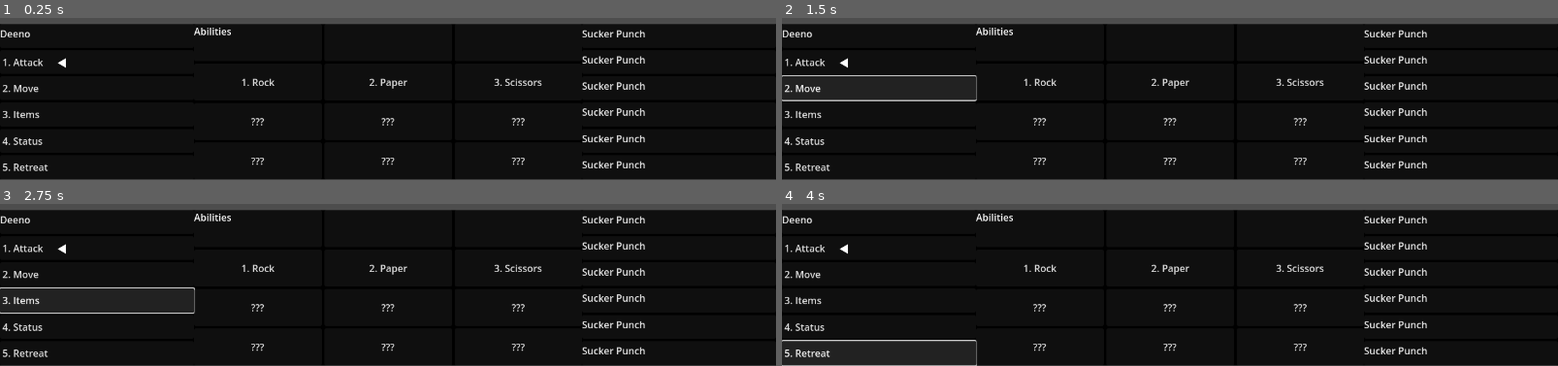
Above: before the commit, frames 1-4 (two rows, left to right).
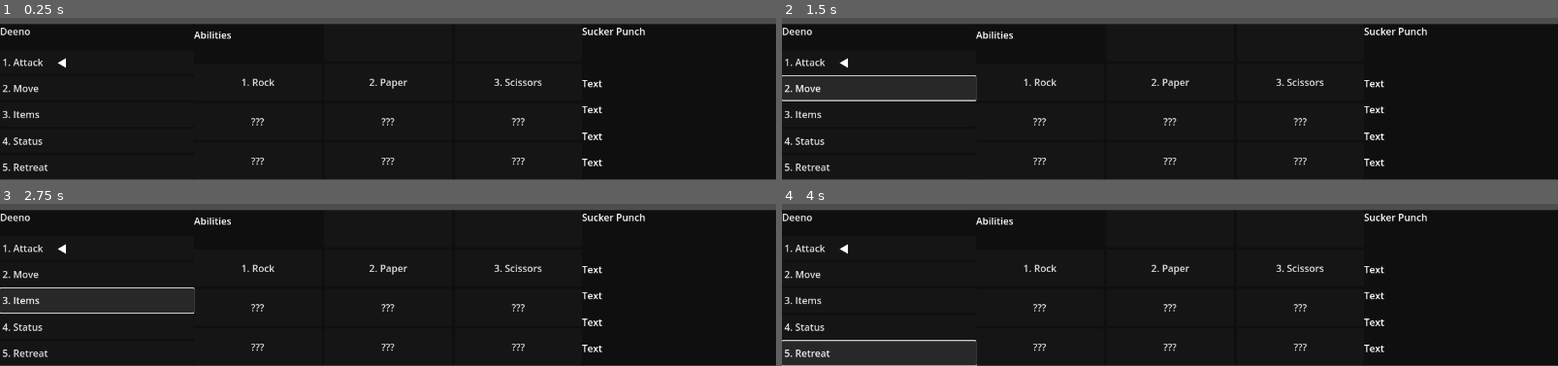
Above: after the commit, the same moments.

Repository: SamShubitz1/WorkingTitle
Game: Godot game, scene res://Scenes/Battle/battle.tscn
The game is run twice, just before and just after one commit, with the same random seed, the same clock (stepped at 60 frames per second) and the same inputs. This scene is started directly instead of the project's main scene.
Inputs:
- Up to frame 1 (0.25 s): no input
- Up to frame 2 (1.5 s): click "1. Attack" at 0.5 s; click "2. Move" at 1.25 s
- Up to frame 3 (2.75 s): click "3. Items" at 2 s
- Up to frame 4 (4 s): click "4. Status" at 2.75 s; click "5. Retreat" at 3.5 s

The runs differ from the first frame. In frame 1, 1.7% of the frame differs, in the area x 0-84%, y 5-93%; in frame 2, 1.7%; in frame 3, 1.7%; in frame 4, 1.7%.

Commit message:
renamed options to main menu

Diff:
--- a/Scenes/Battle/Menu/battle_menu.gd
+++ b/Scenes/Battle/Menu/battle_menu.gd
@@ -1,10 +1,10 @@
 extends Control
 
 @onready var cursor = $Cursor
-@onready var options_menu = $Options.get_children().slice(1)
-@onready var abilities_menu = $Abilities.get_children().slice(3)
-@onready var char_name_label = $Options/Name_Panel/Name_Label
-@onready var ability_description_label = $Descriptions/Ability_Description/Label
+@onready var options_menu = $Main_Menu/Menu.get_children().slice(1)
+@onready var abilities_menu = $Abilities_Menu/Menu.get_children().slice(3)
+@onready var char_name_label = $Main_Menu/Menu/Name_Label
+@onready var ability_description_label = $Descriptions/Labels/Ability_Description
 
 var character_info: Dictionary = {"name": "Deeno", "abilities": [
 	{"name":"Rock", "description": "A rock based attack"},
@@ -54,7 +54,7 @@
 			selected_menu = menus[selected_menu_index]
 			cursor.set_menu_type(MenuType.OPTIONS)
 			update_selected_button()
-			ability_description_label.text = "Sucker Punch"
+			ability_description_label.text = "Text"
 
 	elif Input.is_action_just_pressed("ui_accept"):
 		if selected_menu_index == 0:
--- a/Scenes/Battle/battle.tscn
+++ b/Scenes/Battle/battle.tscn
@@ -38,219 +38,172 @@
 theme_override_styles/panel = SubResource("StyleBoxFlat_hrbwa")
 script = ExtResource("1_745sj")
 
-[node name="Options" type="VBoxContainer" parent="Battle_Menu"]
+[node name="Main_Menu" type="Panel" parent="Battle_Menu"]
+layout_mode = 0
+offset_right = 320.0
+offset_bottom = 256.0
+
+[node name="Menu" type="VBoxContainer" parent="Battle_Menu/Main_Menu"]
 layout_mode = 0
 offset_right = 320.0
 offset_bottom = 256.0
 theme = SubResource("Theme_q8sl7")
 alignment = 1
 
-[node name="Name_Panel" type="Panel" parent="Battle_Menu/Options"]
-layout_mode = 2
-size_flags_vertical = 3
-
-[node name="Name_Label" type="Label" parent="Battle_Menu/Options/Name_Panel"]
-layout_mode = 2
-offset_top = 4.0
-offset_right = 320.0
-offset_bottom = 31.0
+[node name="Name_Label" type="Label" parent="Battle_Menu/Main_Menu/Menu"]
+layout_mode = 2
+size_flags_vertical = 3
 text = "DEENO
 "
 label_settings = SubResource("LabelSettings_i3s7n")
 
-[node name="Attack" type="Button" parent="Battle_Menu/Options"]
+[node name="Attack" type="Button" parent="Battle_Menu/Main_Menu/Menu"]
 layout_mode = 2
 size_flags_vertical = 3
 text = "1. Attack"
 alignment = 0
 
-[node name="Move" type="Button" parent="Battle_Menu/Options"]
+[node name="Move" type="Button" parent="Battle_Menu/Main_Menu/Menu"]
 layout_mode = 2
 size_flags_vertical = 3
 text = "2. Move
 "
 alignment = 0
 
-[node name="Items" type="Button" parent="Battle_Menu/Options"]
+[node name="Items" type="Button" parent="Battle_Menu/Main_Menu/Menu"]
 layout_mode = 2
 size_flags_vertical = 3
 text = "3. Items"
 alignment = 0
 
-[node name="Status" type="Button" parent="Battle_Menu/Options"]
+[node name="Status" type="Button" parent="Battle_Menu/Main_Menu/Menu"]
 layout_mode = 2
 size_flags_vertical = 3
 text = "4. Status"
 alignment = 0
 
-[node name="Retreat" type="Button" parent="Battle_Menu/Options"]
+[node name="Retreat" type="Button" parent="Battle_Menu/Main_Menu/Menu"]
 layout_mode = 2
 size_flags_vertical = 3
 text = "5. Retreat
 "
 alignment = 0
 
-[node name="Abilities" type="GridContainer" parent="Battle_Menu"]
-custom_minimum_size = Vector2(320, 256)
+[node name="Abilities_Menu" type="Panel" parent="Battle_Menu"]
 layout_mode = 0
 offset_left = 320.0
 offset_right = 960.0
 offset_bottom = 256.0
+
+[node name="Menu" type="GridContainer" parent="Battle_Menu/Abilities_Menu"]
+custom_minimum_size = Vector2(320, 256)
+layout_mode = 0
+offset_right = 640.0
+offset_bottom = 256.0
 columns = 3
 
-[node name="Abilities_Panel" type="Panel" parent="Battle_Menu/Abilities"]
-layout_mode = 2
-size_flags_horizontal = 3
-size_flags_vertical = 3
-
-[node name="Abilities_Label" type="Label" parent="Battle_Menu/Abilities/Abilities_Panel"]
-layout_mode = 0
-offset_right = 40.0
-offset_bottom = 23.0
+[node name="Abilities_Label" type="Label" parent="Battle_Menu/Abilities_Menu/Menu"]
+layout_mode = 2
 text = "Abilities
 
 "
 
-[node name="Panel2" type="Panel" parent="Battle_Menu/Abilities"]
-layout_mode = 2
-size_flags_horizontal = 3
-size_flags_vertical = 3
-
-[node name="Panel3" type="Panel" parent="Battle_Menu/Abilities"]
-layout_mode = 2
-size_flags_horizontal = 3
-size_flags_vertical = 3
-
-[node name="Ability_1" type="Button" parent="Battle_Menu/Abilities"]
-layout_mode = 2
-size_flags_horizontal = 3
-size_flags_vertical = 3
-
-[node name="Ability_2" type="Button" parent="Battle_Menu/Abilities"]
-layout_mode = 2
-size_flags_horizontal = 3
-size_flags_vertical = 3
-
-[node name="Ability_3" type="Button" parent="Battle_Menu/Abilities"]
-layout_mode = 2
-size_flags_horizontal = 3
-size_flags_vertical = 3
-
-[node name="Ability_4" type="Button" parent="Battle_Menu/Abilities"]
-layout_mode = 2
-size_flags_horizontal = 3
-size_flags_vertical = 3
-
-[node name="Ability_5" type="Button" parent="Battle_Menu/Abilities"]
-layout_mode = 2
-size_flags_horizontal = 3
-size_flags_vertical = 3
-
-[node name="Ability_6" type="Button" parent="Battle_Menu/Abilities"]
-layout_mode = 2
-size_flags_horizontal = 3
-size_flags_vertical = 3
-
-[node name="Ability_7" type="Button" parent="Battle_Menu/Abilities"]
-layout_mode = 2
-size_flags_horizontal = 3
-size_flags_vertical = 3
-
-[node name="Ability_8" type="Button" parent="Battle_Menu/Abilities"]
-layout_mode = 2
-size_flags_horizontal = 3
-size_flags_vertical = 3
-
-[node name="Ability_9" type="Button" parent="Battle_Menu/Abilities"]
-layout_mode = 2
-size_flags_horizontal = 3
-size_flags_vertical = 3
-
-[node name="Descriptions" type="VBoxContainer" parent="Battle_Menu"]
+[node name="Panel2" type="Panel" parent="Battle_Menu/Abilities_Menu/Menu"]
+layout_mode = 2
+size_flags_horizontal = 3
+size_flags_vertical = 3
+
+[node name="Panel3" type="Panel" parent="Battle_Menu/Abilities_Menu/Menu"]
+layout_mode = 2
+size_flags_horizontal = 3
+size_flags_vertical = 3
+
+[node name="Ability_1" type="Button" parent="Battle_Menu/Abilities_Menu/Menu"]
+layout_mode = 2
+size_flags_horizontal = 3
+size_flags_vertical = 3
+
+[node name="Ability_2" type="Button" parent="Battle_Menu/Abilities_Menu/Menu"]
+layout_mode = 2
+size_flags_horizontal = 3
+size_flags_vertical = 3
+
+[node name="Ability_3" type="Button" parent="Battle_Menu/Abilities_Menu/Menu"]
+layout_mode = 2
+size_flags_horizontal = 3
+size_flags_vertical = 3
+
+[node name="Ability_4" type="Button" parent="Battle_Menu/Abilities_Menu/Menu"]
+layout_mode = 2
+size_flags_horizontal = 3
+size_flags_vertical = 3
+
+[node name="Ability_5" type="Button" parent="Battle_Menu/Abilities_Menu/Menu"]
+layout_mode = 2
+size_flags_horizontal = 3
+size_flags_vertical = 3
+
+[node name="Ability_6" type="Button" parent="Battle_Menu/Abilities_Menu/Menu"]
+layout_mode = 2
+size_flags_horizontal = 3
+size_flags_vertical = 3
+
+[node name="Ability_7" type="Button" parent="Battle_Menu/Abilities_Menu/Menu"]
+layout_mode = 2
+size_flags_horizontal = 3
+size_flags_vertical = 3
+
+[node name="Ability_8" type="Button" parent="Battle_Menu/Abilities_Menu/Menu"]
+layout_mode = 2
+size_flags_horizontal = 3
+size_flags_vertical = 3
+
+[node name="Ability_9" type="Button" parent="Battle_Menu/Abilities_Menu/Menu"]
+layout_mode = 2
+size_flags_horizontal = 3
+size_flags_vertical = 3
+
+[node name="Descriptions" type="Panel" parent="Battle_Menu"]
 layout_mode = 0
 offset_left = 960.0
 offset_right = 1280.0
 offset_bottom = 256.0
+
+[node name="Labels" type="VBoxContainer" parent="Battle_Menu/Descriptions"]
+layout_mode = 0
+offset_right = 320.0
+offset_bottom = 256.0
 theme = SubResource("Theme_q8sl7")
 alignment = 1
 
-[node name="Panel" type="Panel" parent="Battle_Menu/Descriptions"]
-layout_mode = 2
-size_flags_vertical = 3
-
-[node name="Label" type="Label" parent="Battle_Menu/Descriptions/Panel"]
-layout_mode = 2
-offset_top = 4.0
-offset_right = 320.0
-offset_bottom = 31.0
-text = "Sucker Punch
-"
-label_settings = SubResource("LabelSettings_i3s7n")
-
-[node name="Ability_Description" type="Panel" parent="Battle_Menu/Descriptions"]
-layout_mode = 2
-size_flags_vertical = 3
-
-[node name="Label" type="Label" parent="Battle_Menu/Descriptions/Ability_Description"]
-layout_mode = 2
-offset_top = 4.0
-offset_right = 320.0
-offset_bottom = 31.0
-text = "Sucker Punch
-"
-label_settings = SubResource("LabelSettings_i3s7n")
-
-[node name="Panel3" type="Panel" parent="Battle_Menu/Descriptions"]
-layout_mode = 2
-size_flags_vertical = 3
-
-[node name="Label" type="Label" parent="Battle_Menu/Descriptions/Panel3"]
-layout_mode = 2
-offset_top = 4.0
-offset_right = 320.0
-offset_bottom = 31.0
-text = "Sucker Punch
-"
-label_settings = SubResource("LabelSettings_i3s7n")
-
-[node name="Panel4" type="Panel" parent="Battle_Menu/Descriptions"]
-layout_mode = 2
-size_flags_vertical = 3
-
-[node name="Label" type="Label" parent="Battle_Menu/Descriptions/Panel4"]
-layout_mode = 2
-offset_top = 4.0
-offset_right = 320.0
-offset_bottom = 31.0
-text = "Sucker Punch
-"
-label_settings = SubResource("LabelSettings_i3s7n")
-
-[node name="Panel5" type="Panel" parent="Battle_Menu/Descriptions"]
-layout_mode = 2
-size_flags_vertical = 3
-
-[node name="Label" type="Label" parent="Battle_Menu/Descriptions/Panel5"]
-layout_mode = 2
-offset_top = 4.0
-offset_right = 320.0
-offset_bottom = 31.0
-text = "Sucker Punch
-"
-label_settings = SubResource("LabelSettings_i3s7n")
-
-[node name="Panel6" type="Panel" parent="Battle_Menu/Descriptions"]
-layout_mode = 2
-size_flags_vertical = 3
-
-[node name="Label" type="Label" parent="Battle_Menu/Descriptions/Panel6"]
-layout_mode = 2
-offset_top = 4.0
-offset_right = 320.0
-offset_bottom = 31.0
-text = "Sucker Punch
-"
-label_settings = SubResource("LabelSettings_i3s7n")
+[node name="Label" type="Label" parent="Battle_Menu/Descriptions/Labels"]
+layout_mode = 2
+size_flags_vertical = 3
+text = "Sucker Punch"
+
+[node name="Ability_Description" type="Label" parent="Battle_Menu/Descriptions/Labels"]
+layout_mode = 2
+size_flags_vertical = 3
+
+[node name="Label3" type="Label" parent="Battle_Menu/Descriptions/Labels"]
+layout_mode = 2
+size_flags_vertical = 3
+text = "Text"
+
+[node name="Label4" type="Label" parent="Battle_Menu/Descriptions/Labels"]
+layout_mode = 2
+size_flags_vertical = 3
+text = "Text"
+
+[node name="Label5" type="Label" parent="Battle_Menu/Descriptions/Labels"]
+layout_mode = 2
+size_flags_vertical = 3
+text = "Text"
+
+[node name="Label6" type="Label" parent="Battle_Menu/Descriptions/Labels"]
+layout_mode = 2
+size_flags_vertical = 3
+text = "Text"
 
 [node name="Cursor" type="TextureRect" parent="Battle_Menu"]
 layout_mode = 0
